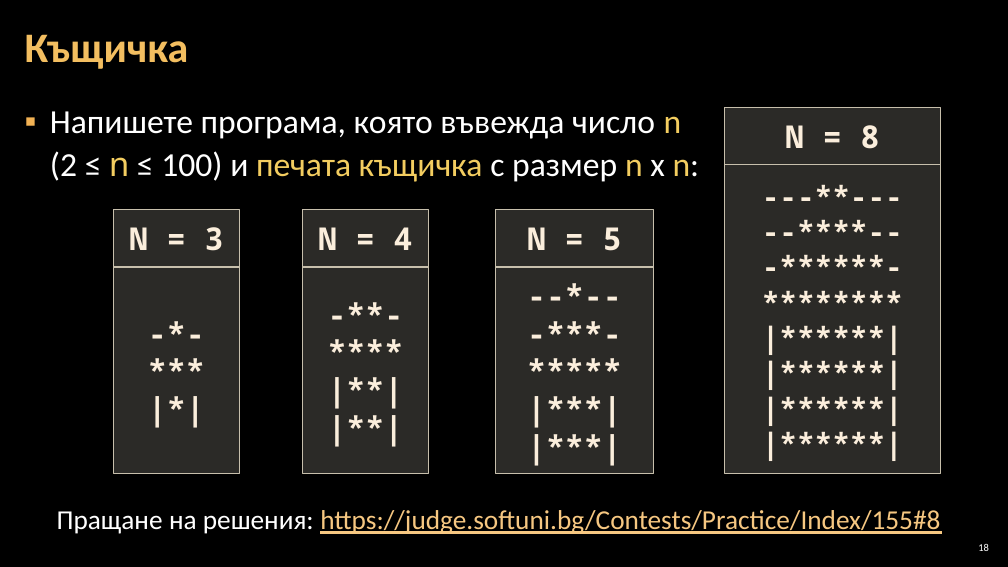
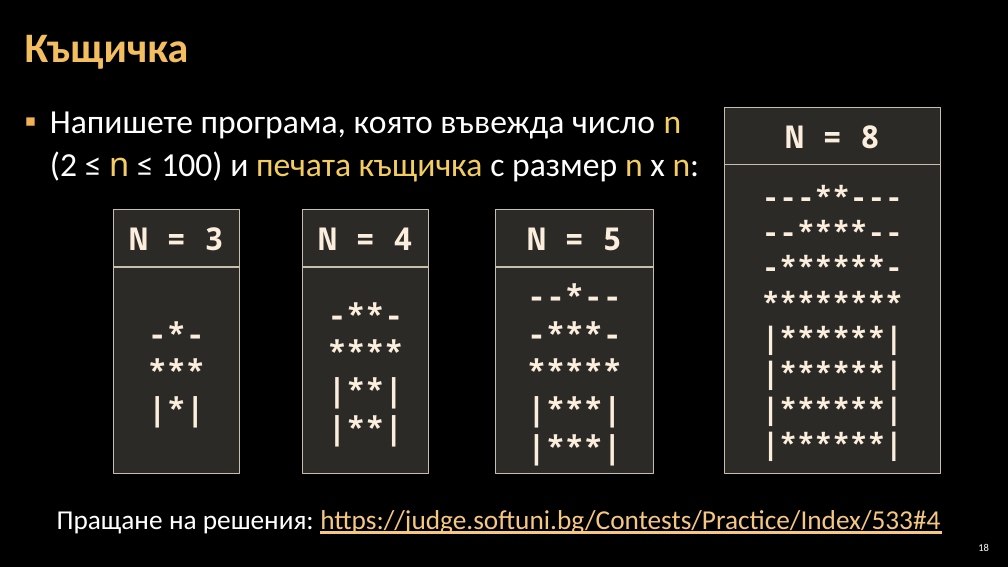
Before and after one commit to Software-University/C-plus-plus, a slide deck: slide 18 of 6. Drawing-with-Loops/6. Drawing-with-Loops.pptx. Drawn at 1008x567 pixels with LibreOffice and Linux fonts; fonts in the diff are those of the drawing; background and template pictures are left out. Boxes give left, top, right and bottom in pixels: in the first picture for what was removed or moved away, otherwise in the second. Text is boxed around its words. In the diff, an @@ line names an element or a change of style, - is before the commit and + after.

```diff
--- a/6. Drawing-with-Loops/6. Drawing-with-Loops.pptx
+++ b/6. Drawing-with-Loops/6. Drawing-with-Loops.pptx
@@ text at <box>57,510,940,534</box>: text changed @@
-Пращане на решения: https://judge.softuni.bg/Contests/Practice/Index/155#8
+Пращане на решения: https://judge.softuni.bg/Contests/Practice/Index/533#4
```
Also in this commit, not shown: 9 other slides changed.
